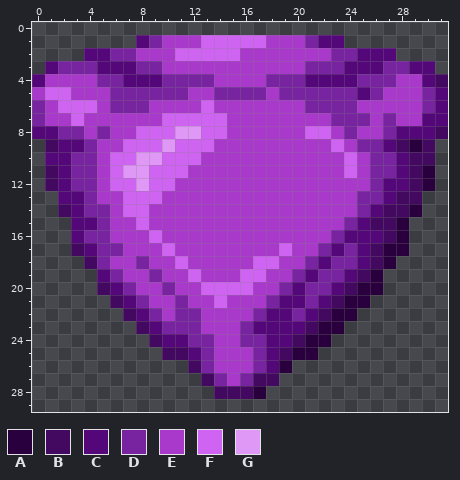
Pixel-art file -- Assets/Sprites/Gemstones/Large/Trilliant_Large.aseprite. That is the earlier state.
32x30 pixels, 1 frame.
Palette (. is transparent): A #29003d  B #43085f  C #540779  D #7823a0  E #a939cb  F #d064f2  G #e098f6
Now the later version:
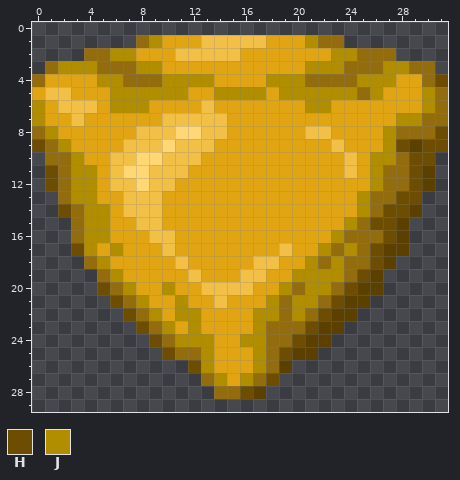
Colours new in this view: H #6c4d02  J #b18d00
Diff:
layer "Green" now hidden
layer "Purple" now hidden
colour A: #29003d -> #5b4000
colour C: #540779 -> #936c0d
colour E: #a939cb -> #e1a514
colour F: #d064f2 -> #f2c047
colour G: #e098f6 -> #ffd774
Changed rows in their new state; - is a pixel that keeps its letter.
first column x 0:
 1 ---------J-----------J----------
 2 ------JJ---------------JJ-------
 3 --JJJ---JJ-----------JJJ---JJ---
 4 -----JJ---JJJJ----JJJ----JJJ---H
 5 ------JJJJJJ--JJJJ-JJJJJJ-J---J-
 6 J-----JJJ------------JJEE-----J-
 7 J----------------------EEE-EJJ--
 8 -JEE-E------------------E--J---H
 9 HCJEE--------------------EEJH-HH
10 ---JE---------------------JJ-HH-
11 -H-JJ---------------------JC-H--
12 -H-JJ---------------------J--H--
13 ---JJ--------------------JC-HH--
14 --H-JJ---F---------------J-HH---
15 ----JJ---F--------------J-HH----
16 ----JJ----F------------J---H----
17 ---HJEJ---------------J-J-H-----
18 ----CJ--E------------J-JC-H-----
19 ------J--E----------JJJJ-H------
20 -----H-J--J--------J-JJ-H-------
21 ------H-J--J------J-JJ-H--------
22 -------H-J-JJ----JJ-J-H---------
23 --------H-JEJ---EJ---H----------
24 ---------H-JJJ--JJ--H-----------
25 ----------HC-J---J-H------------
26 ------------HJ---J--------------
27 -------------CJ-JCH-------------
28 --------------CCH---------------
Pixel boxes of the changes (left, top, right, bottom) in both pictures:
changed: (32, 35, 448, 399)
